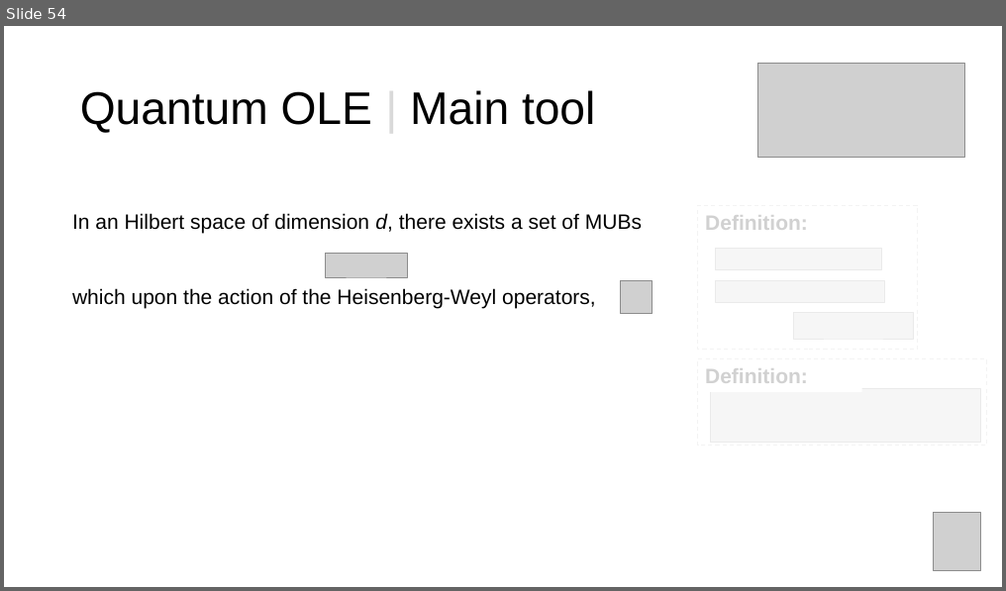
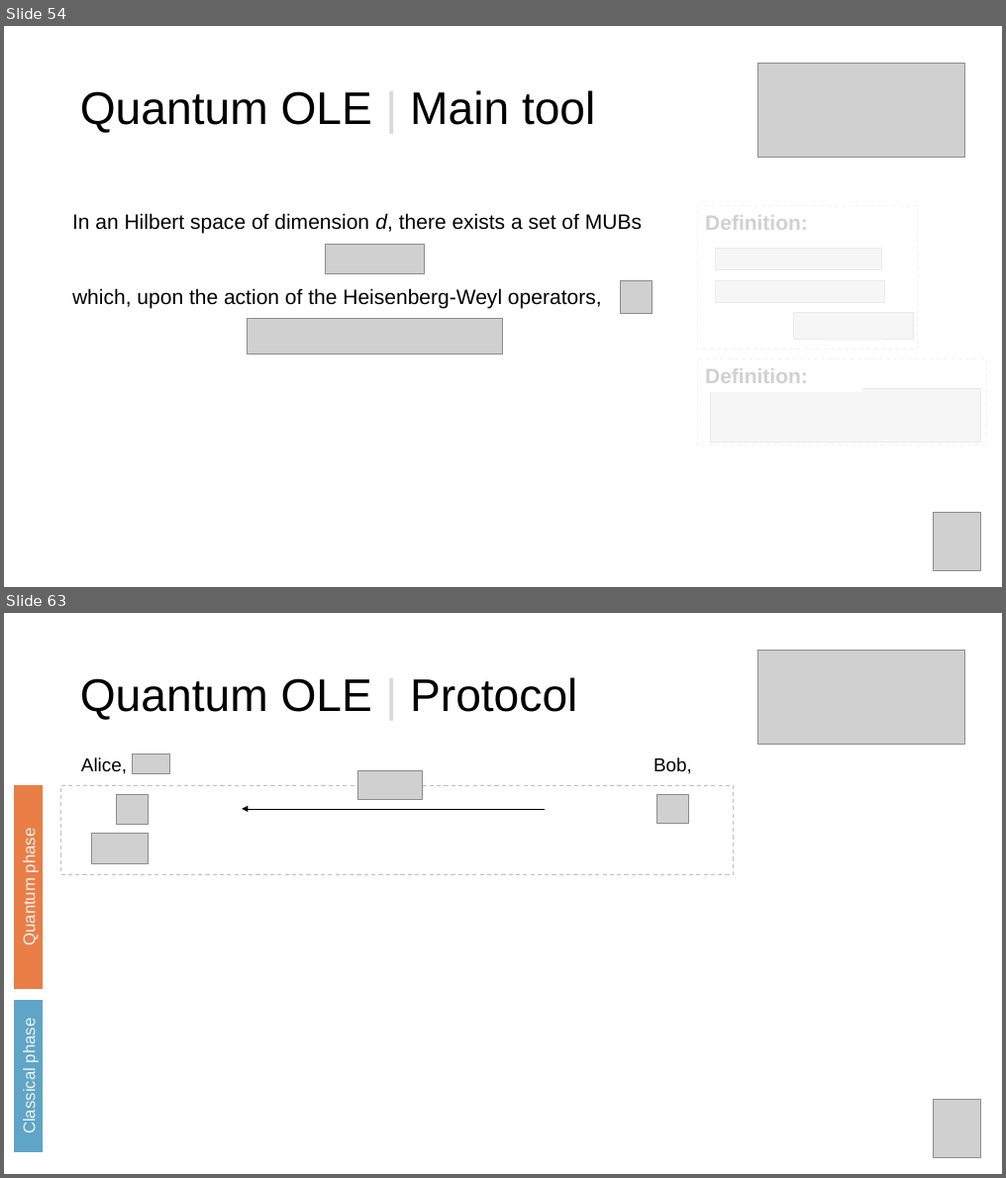
Before and after one commit to manel1874/PhD-thesis, a slide deck: thesis_defense/Thesis_presentation.pptx. Shown one above the other, each under a label of ours: slide 54 before the commit, slides 54 and 63 after it; the slides between them are not shown. The pictures are 1006x591 and 1006x1178 pixels, drawn with LibreOffice and Linux fonts; fonts in the diff are those of the drawing; grey boxes stand for pictures; background and template pictures are left out. Boxes give left, top, right and bottom in pixels: in the first picture for what was removed or moved away, otherwise in the second. Text is boxed around its words. In the diff, an @@ line names an element or a change of style, - is before the commit and + after.

```diff
--- a/thesis_defense/Thesis_presentation.pptx
+++ b/thesis_defense/Thesis_presentation.pptx
@@ slide 63 added at [4,613,1002,1174], background #FFFFFF @@
@@ picture added at [757,650,965,744] @@
@@ title added at [80,677,577,720], 44 pt, text #000000 @@
+Quantum OLE | Protocol
@@ text added at [81,758,127,774], 18 pt, text #000000 @@
+Alice,
@@ picture added at [132,754,170,774] @@
@@ text added at [653,758,692,774], 18 pt, text #000000 @@
+Bob,
@@ rectangle added at [15,785,43,989], fill #E97E47, outline #E97E47 1 pt @@
@@ rectangle added at [60,785,734,874], outline #BFBFBF 1 pt dashed @@
@@ picture added at [358,770,422,799] @@
@@ picture added at [116,795,148,824] @@
@@ arrow added from (545, 809) to (242, 809), #000000 0.5 pt @@
@@ picture added at [657,794,689,823] @@
@@ text added at [20,832,39,945], 16 pt, text #F2F2F2 @@
+Quantum phase
@@ picture added at [91,834,148,864] @@
@@ rectangle added at [15,1001,43,1152], fill #5EA5C7, outline #5EA5C7 1 pt @@
@@ text added at [20,1022,39,1133], 16 pt, text #F2F2F2 @@
+Classical phase
@@ picture added at [934,1100,982,1157] @@
@@ slide 54 changed as well @@
@@ picture: place and size @@
-picture at [325,253,408,277]
+picture at [325,245,425,274]
@@ text at [72,288,602,308]: text changed @@
-which upon the action of the Heisenberg-Weyl operators,
+which, upon the action of the Heisenberg-Weyl operators,
@@ picture added at [248,318,502,354] @@
```
Also in this commit, not shown: 5 other slides changed, 17 other slides added.
